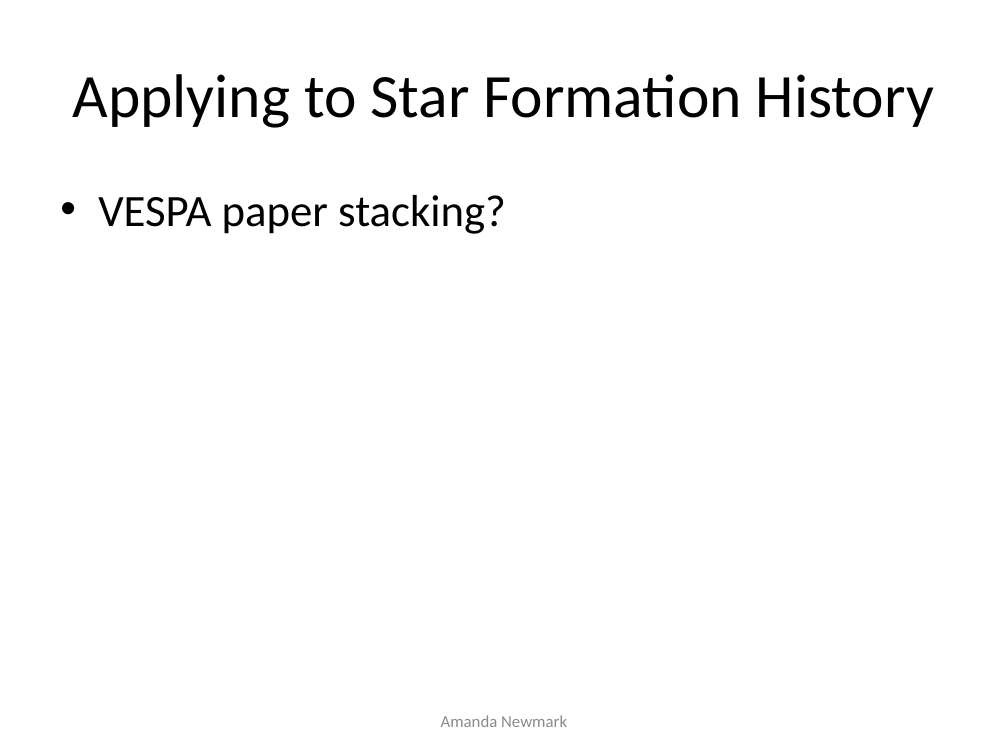
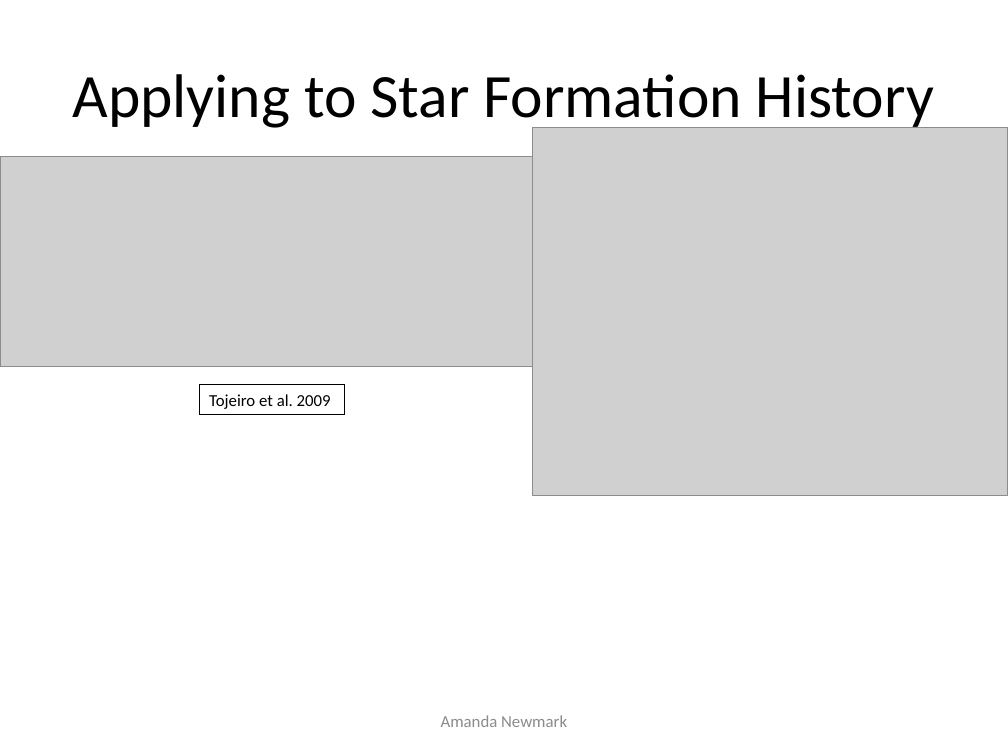
Before and after one commit to anewmark/galaxy_dark_matter, a slide deck: slide 8 of big_presentation.pptx (slide 7 before the commit). Drawn at 1008x756 pixels with LibreOffice and Linux fonts; fonts in the diff are those of the drawing; grey boxes stand for pictures. Boxes give left, top, right and bottom in pixels: in the first picture for what was removed or moved away, otherwise in the second. Text is boxed around its words. In the diff, an @@ line names an element or a change of style, - is before the commit and + after.

```diff
--- a/big_presentation.pptx
+++ b/big_presentation.pptx
@@ picture added at (532,128,1008,495) @@
@@ picture added at (0,156,553,366) @@
@@ text removed at (98,195,506,234) @@
-• VESPA paper stacking?
@@ rectangle added at (200,384,345,414), outline #000000 0.75 pt, 12 pt, text #000000 @@
+Tojeiro et al. 2009
```
Also in this commit, not shown: 8 other slides changed, 5 slides added, 25 other files.
